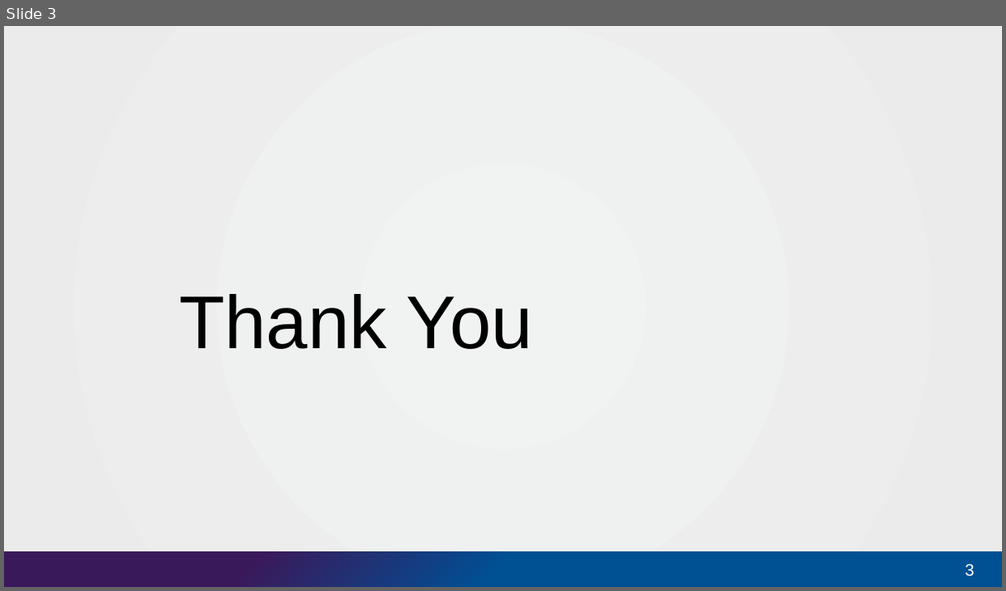
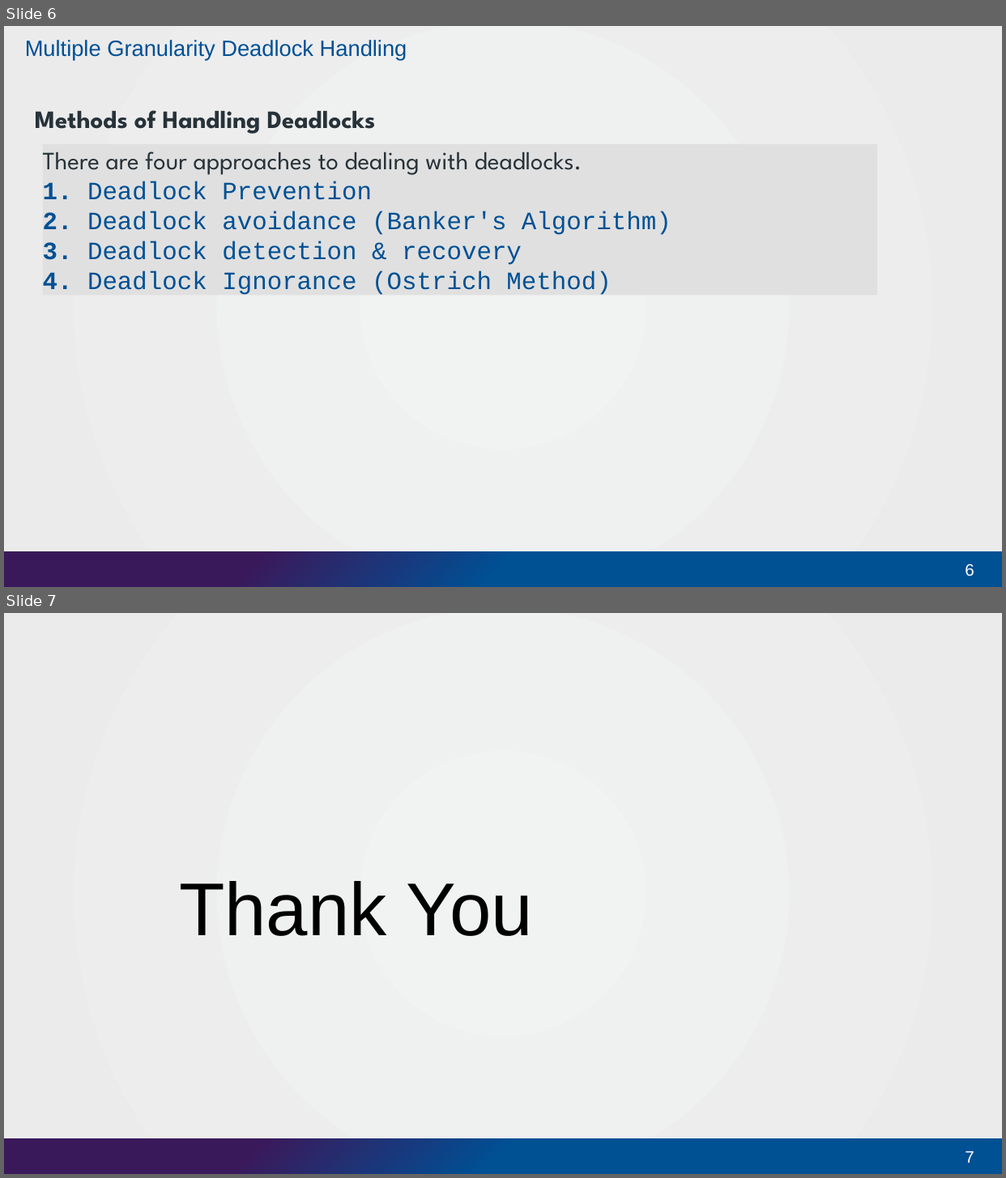
Before and after one commit to mkarun1122/WebSystemsEngineering, a slide deck: Module5 -Introduction to PHP/IARE_WSE05_4Reading data from web form controls like Text Boxes, radio buttons, lists etc.pptx. Shown one above the other, each under a label of ours: slide 3 before the commit, slides 6 and 7 after it. The pictures are 1006x591 and 1006x1178 pixels, drawn with LibreOffice and Linux fonts; fonts in the diff are those of the drawing; background and template pictures are left out. Boxes give left, top, right and bottom in pixels: in the first picture for what was removed or moved away, otherwise in the second. Text is boxed around its words. In the diff, an @@ line names an element or a change of style, - is before the commit and + after.

```diff
--- a/Module5 -Introduction to PHP/IARE_WSE05_4Reading data from web form controls like Text Boxes, radio buttons, lists etc.pptx
+++ b/Module5 -Introduction to PHP/IARE_WSE05_4Reading data from web form controls like Text Boxes, radio buttons, lists etc.pptx
@@ slide 6 added at (4,26,1002,587), background gradient #F1F2F2 to #EBEBEC; not listed: 1 template element that a slide beside it also shows @@
@@ title added at (25,40,407,60), 16 pt, text #005094 @@
+Multiple Granularity Deadlock Handling
@@ text added at (35,110,376,134), 18 pt, text #273239, bold @@
+Methods of Handling Deadlocks
@@ rectangle added at (43,143,877,294), fill #E0E0E0, 18 pt, text #005094 @@
+There are four approaches to dealing with deadlocks.
+1. Deadlock Prevention
+2. Deadlock avoidance (Banker's Algorithm)
+3. Deadlock detection & recovery
+4. Deadlock Ignorance (Ostrich Method)
@@ page number added at (965,564,974,577), 12 pt, text #FFFFFF @@
+6
@@ what was slide 3 is now slide 7 @@
@@ page number at (965,1152,974,1163): text changed @@
-3
+7
```
Also in this commit, not shown: 1 slide changed, 4 other slides added, 1 slide removed, 9 other files.
